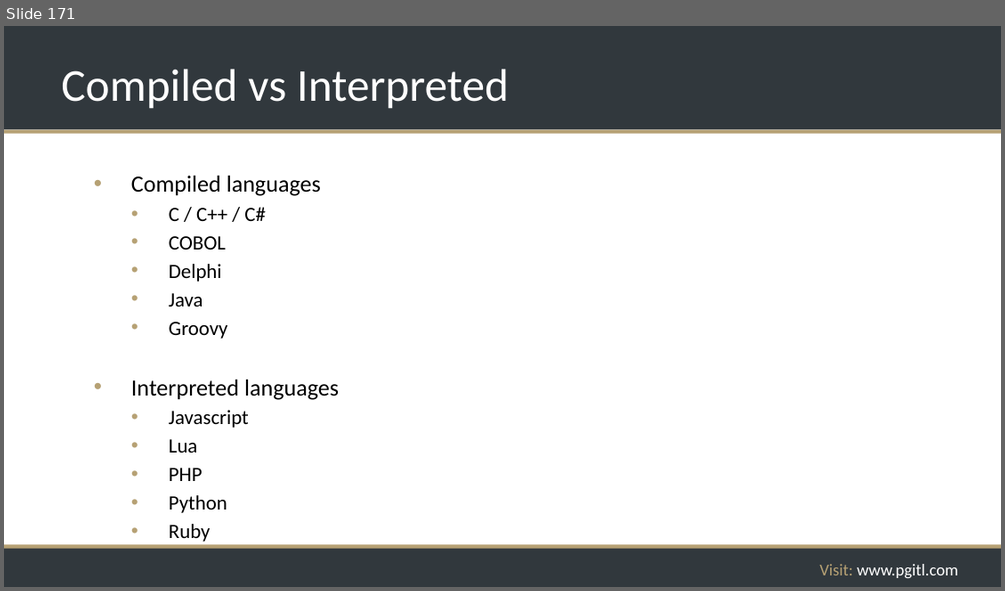
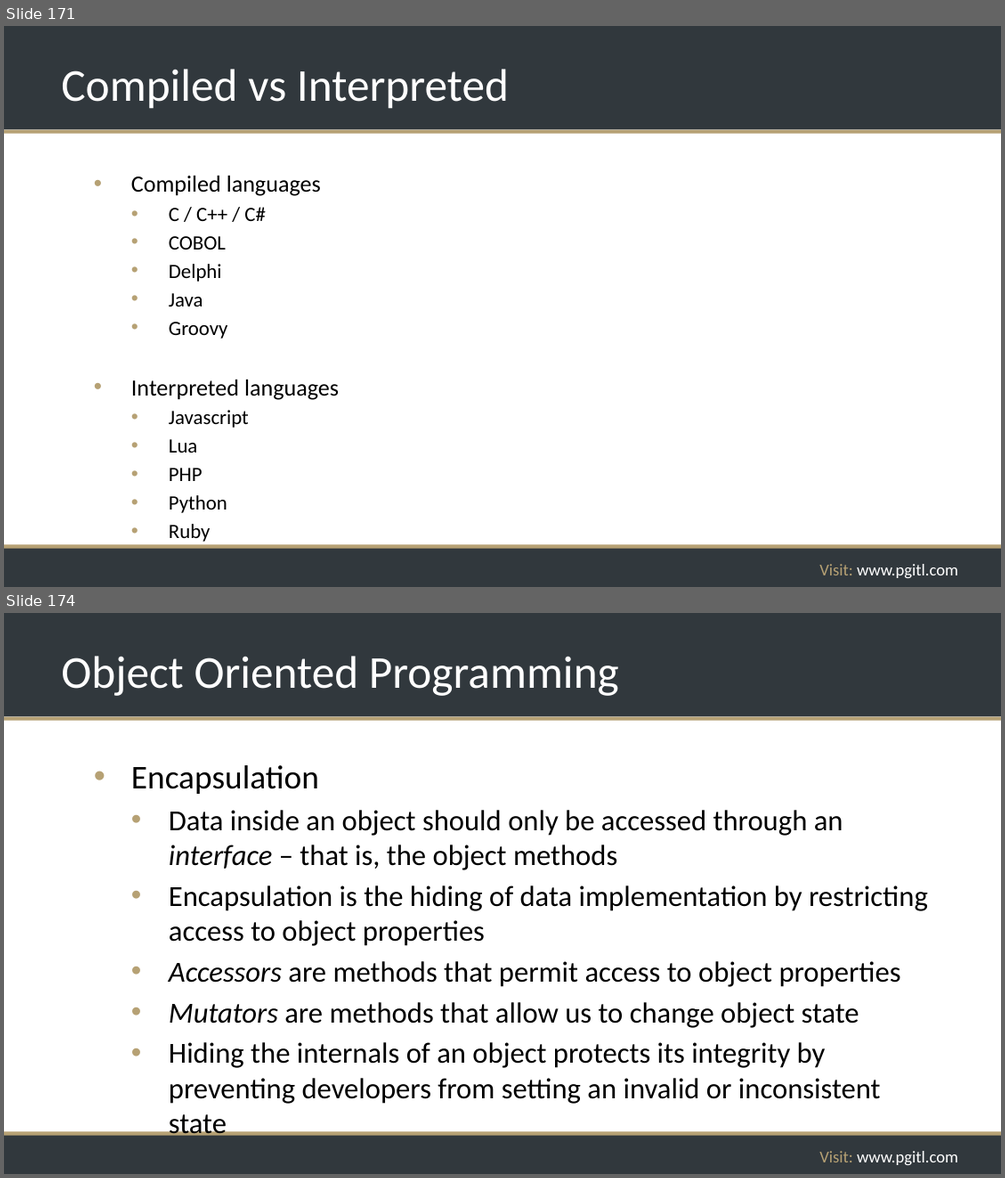
Before and after one commit to rikkouri/project-a, a slide deck: Programming Foundations.pptx. Shown one above the other, each under a label of ours: slide 171 before the commit, slides 171 and 174 after it; the slides between them are not shown. The pictures are 1005x591 and 1005x1178 pixels, drawn with LibreOffice and Linux fonts; fonts in the diff are those of the drawing; background and template pictures are left out. Boxes give left, top, right and bottom in pixels: in the first picture for what was removed or moved away, otherwise in the second. Text is boxed around its words. In the diff, an @@ line names an element or a change of style, - is before the commit and + after.

```diff
--- a/Programming Foundations.pptx
+++ b/Programming Foundations.pptx
@@ slide 174 added at (4,613,1001,1174), background #FFFFFF; not listed: 5 template elements that a slide beside it also shows @@
@@ title added at (61,656,619,696), 44 pt, text #FFFFFF @@
+Object Oriented Programming
@@ text added at (131,765,928,1103), 28 pt, text #000000 @@
+• Encapsulation
+  • Data inside an object should only be accessed through an interface – that is, the object methods
+  • Encapsulation is the hiding of data implementation by restricting access to object properties
+  • Accessors are methods that permit access to object properties
+  • Mutators are methods that allow us to change object state
+  • Hiding the internals of an object protects its integrity by preventing developers from setting an invalid or inconsistent state
```
Also in this commit, not shown: 2 slides changed, 8 other slides added.
